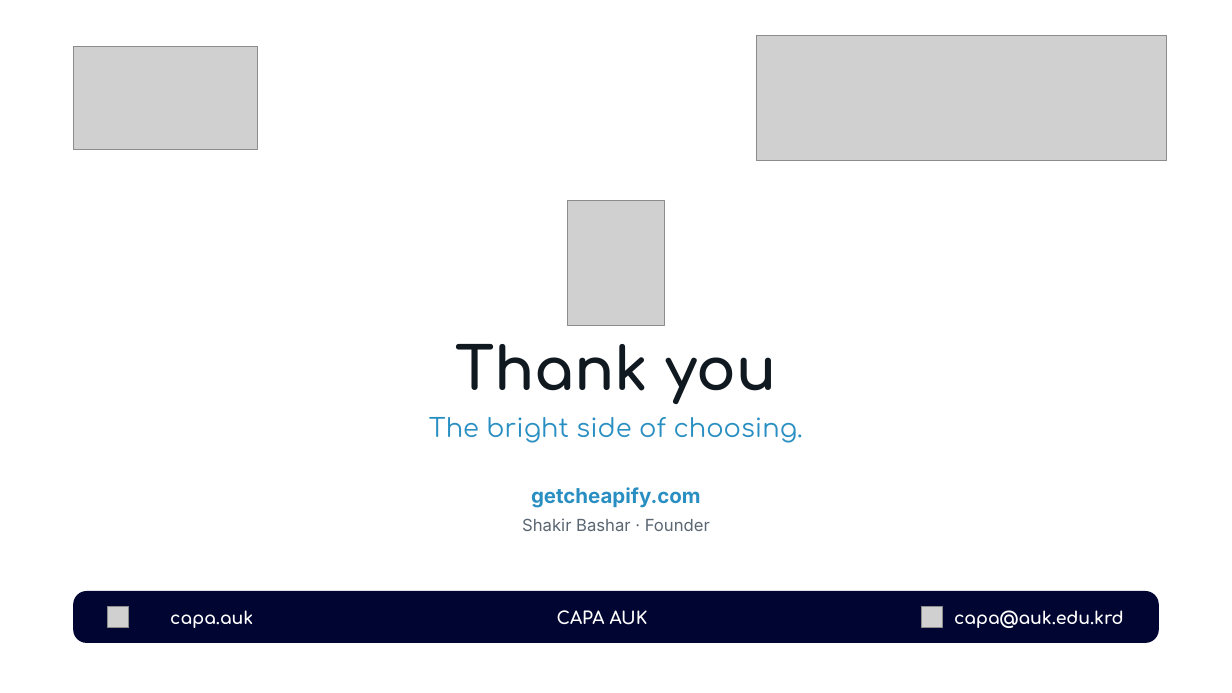
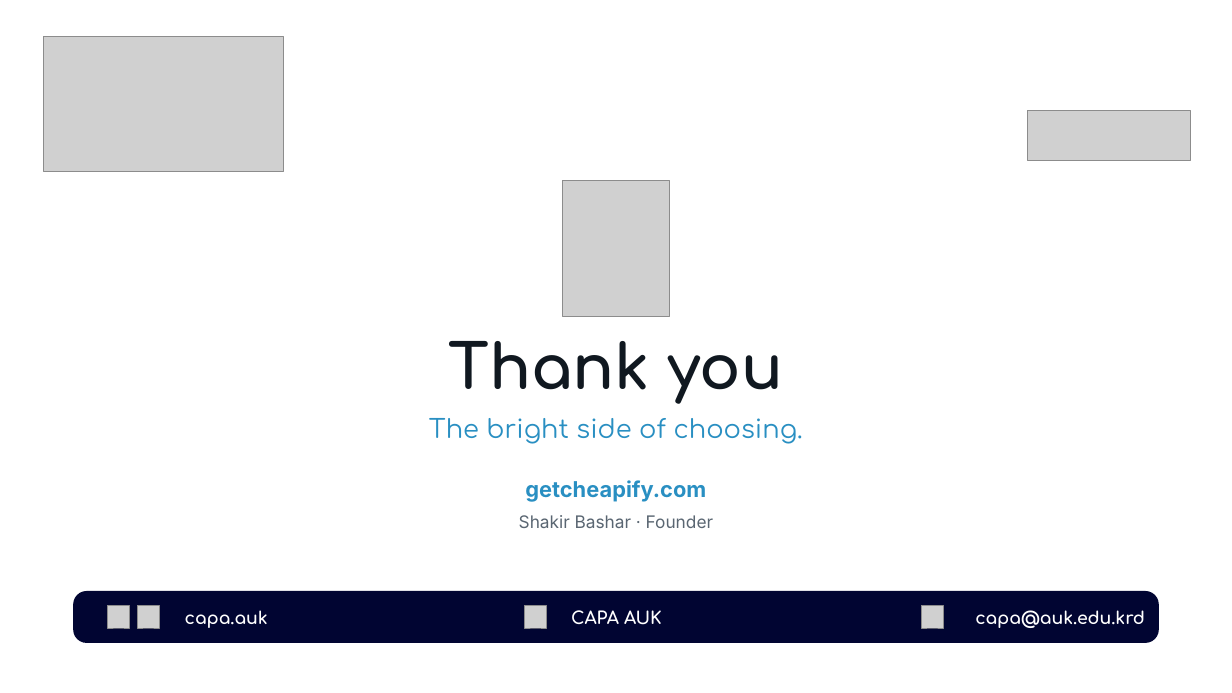
Before and after one commit to shakerbr/cheapify, a slide deck: slide 13 of presentation/Cheapify-GIZ-Pitch.pptx (slide 15 before the commit). Drawn at 1232x693 pixels with LibreOffice and Linux fonts; fonts in the diff are those of the drawing; grey boxes stand for pictures; background and template pictures are left out. Boxes give left, top, right and bottom in pixels: in the first picture for what was removed or moved away, otherwise in the second. Text is boxed around its words. In the diff, an @@ line names an element or a change of style, - is before the commit and + after.

Commit message:
feat: build final v4 pitch deck with embedded fonts, updated financials, and custom icons

```diff
--- a/presentation/Cheapify-GIZ-Pitch.pptx
+++ b/presentation/Cheapify-GIZ-Pitch.pptx
@@ picture resized from (x1=73, y1=46, x2=257, y2=150) to (x1=43, y1=37, x2=284, y2=172) @@
@@ picture resized from (x1=757, y1=35, x2=1167, y2=160) to (x1=1028, y1=111, x2=1190, y2=161) @@
@@ picture resized from (x1=567, y1=201, x2=665, y2=325) to (x1=563, y1=180, x2=669, y2=317) @@
@@ text "Thank you" at (x1=448, y1=341, x2=784, y2=403): size 46 to 48 pt @@
@@ text "getcheapify.com" moved from (x1=531, y1=487, x2=701, y2=508) to (x1=525, y1=480, x2=706, y2=502) @@
@@ text "getcheapify.com" at (x1=525, y1=480, x2=706, y2=502): size 16 to 17 pt @@
@@ text "Shakir Bashar · Founder" at (x1=519, y1=515, x2=713, y2=528): size 13 to 13.5 pt @@
@@ picture added at (x1=138, y1=606, x2=160, y2=628) @@
@@ text "capa.auk" moved from (x1=170, y1=610, x2=253, y2=628) to (x1=185, y1=610, x2=268, y2=628) @@
@@ picture added at (x1=525, y1=606, x2=547, y2=628) @@
@@ text "CAPA AUK" moved from (x1=557, y1=610, x2=648, y2=625) to (x1=571, y1=610, x2=662, y2=625) @@
@@ text "capa@auk.edu.krd" moved from (x1=954, y1=610, x2=1124, y2=628) to (x1=975, y1=610, x2=1145, y2=628) @@
```
Also in this commit, not shown: 15 other slides changed, 6 slides added, 7 slides removed, 56 other files.
